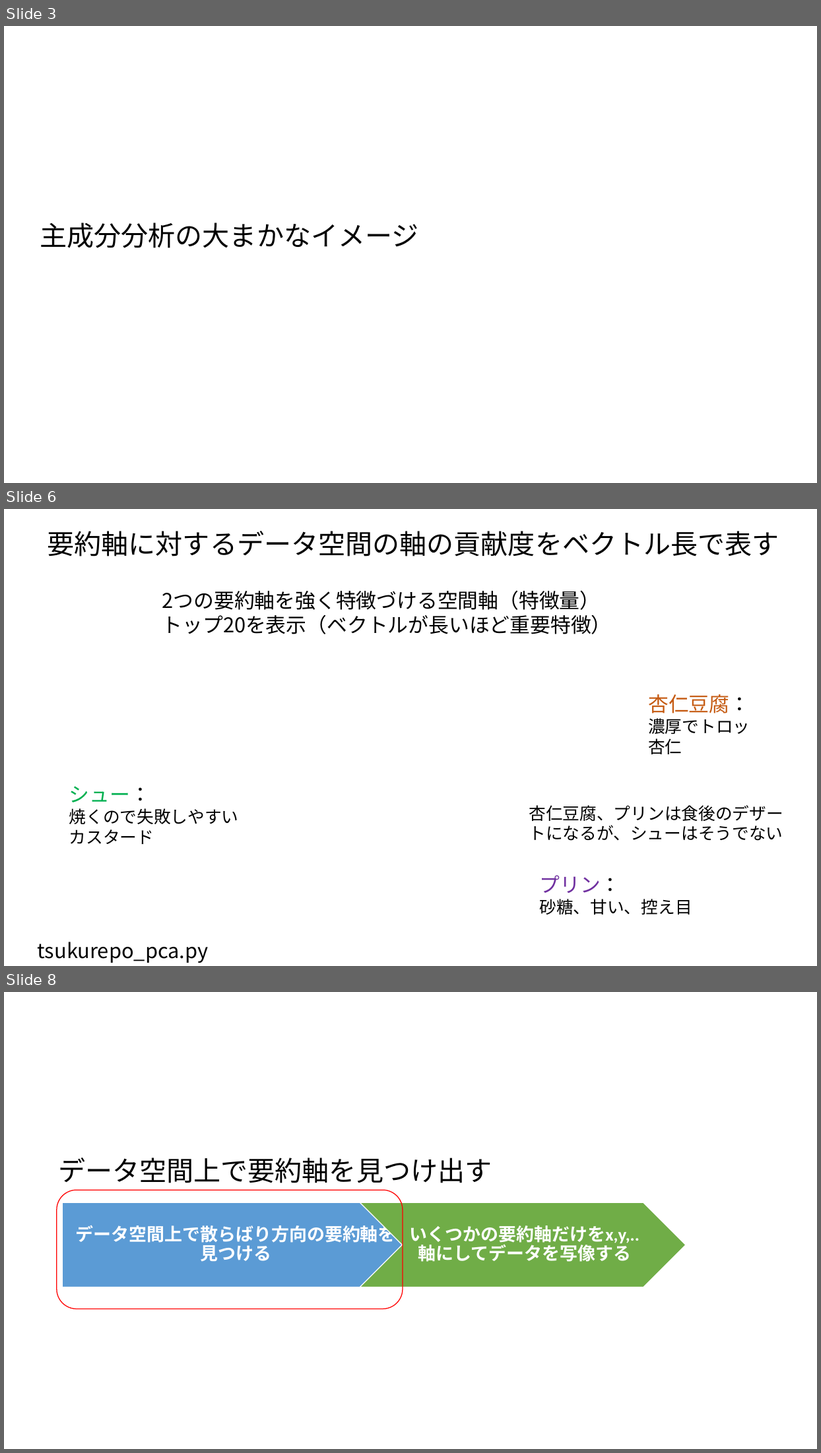
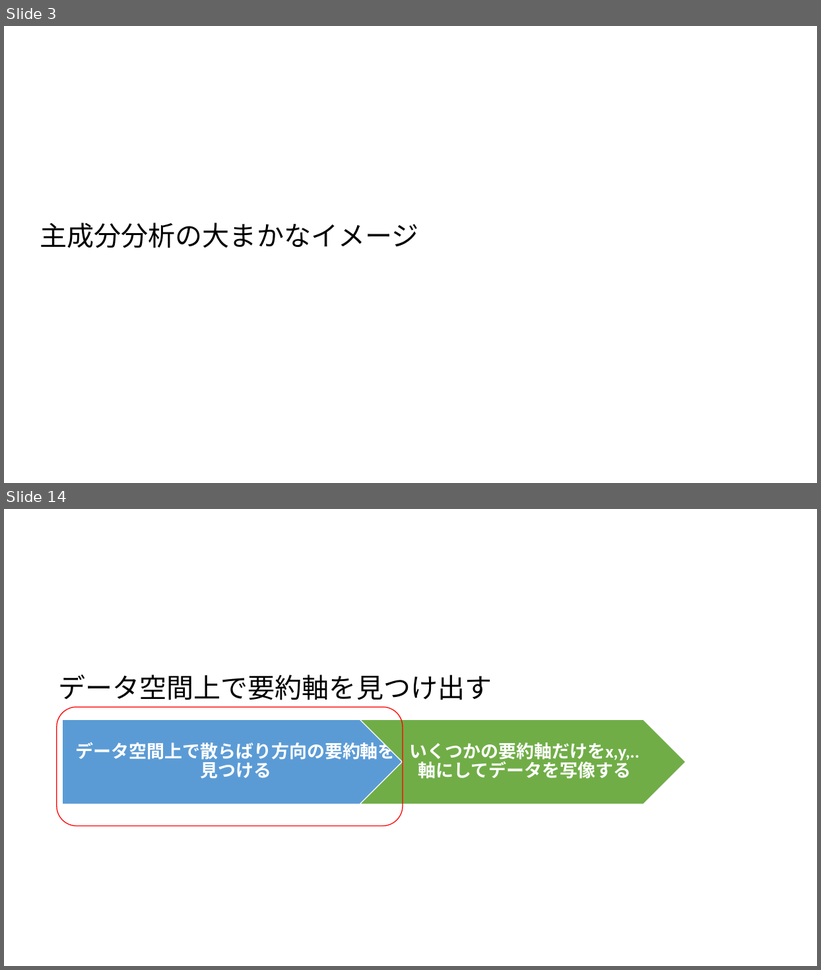
Before and after one commit to ueharaLab/NLP_7-PCA, a slide deck: NLP_6 PCA(BASICS).pptx. Shown one above the other, each under a label of ours: slides 3, 6 and 8 before the commit, slides 3 and 14 after it; the slides between them are not shown. The pictures are 821x1453 and 821x970 pixels, drawn with LibreOffice and Linux fonts; fonts in the diff are those of the drawing; background and template pictures are left out. Boxes give left, top, right and bottom in pixels: in the first picture for what was removed or moved away, otherwise in the second. Text is boxed around its words. In the diff, an @@ line names an element or a change of style, - is before the commit and + after.

```diff
--- a/NLP_6 PCA(BASICS).pptx
+++ b/NLP_6 PCA(BASICS).pptx
@@ slide 6 removed at (4, 509, 817, 966), background picture (left out) @@
@@ text removed at (48, 531, 780, 557) @@
-要約軸に対するデータ空間の軸の貢献度をベクトル長で表す
@@ text removed at (162, 590, 612, 634) @@
-2つの要約軸を強く特徴づける空間軸（特徴量）トップ20を表示（ベクトルが長いほど重要特徴）
@@ text removed at (648, 694, 750, 755) @@
-杏仁豆腐：
-濃厚でトロッ
-杏仁
@@ text removed at (69, 786, 239, 844) @@
-シュー：
-焼くので失敗しやすい
-カスタード
@@ text removed at (529, 805, 783, 841) @@
-杏仁豆腐、プリンは食後のデザートになるが、シューはそうでない
@@ text removed at (539, 875, 692, 915) @@
-プリン：
-砂糖、甘い、控え目
@@ text removed at (38, 942, 209, 963) @@
-tsukurepo_pca.py
@@ what was slide 8 is now slide 14 @@
```
Also in this commit, not shown: 4 slides changed, 7 slides added, 3 other files.
